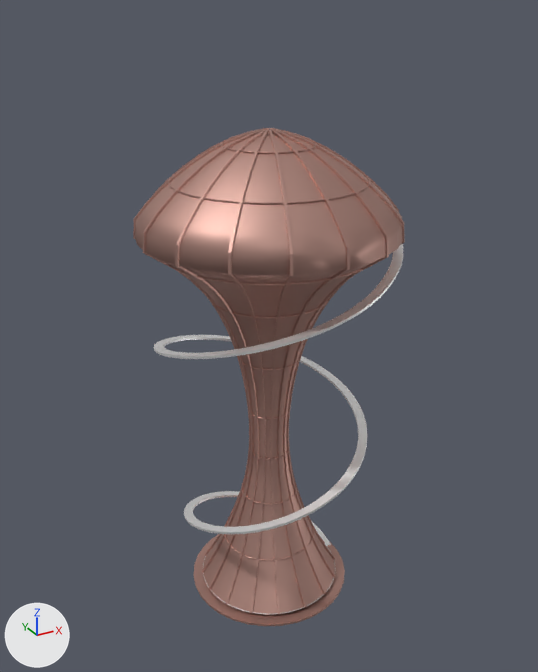
A saved change to the glTF model Track/models/buildings/Tower.glb.
One viewpoint serves both versions: a 50 mm lens placed at (-53.9, -191.9, 25.9), pointed at (-40.1, -166.8, 13.4). The axes (+X, +Y, +Z) are drawn at lower left. The lights are the same throughout. Objects named as collision shapes, trigger or cutter boxes, shadow casters or lower levels of detail are left out. Where no turn or scale is listed for an object, it has been applied to the vertices. Vertices at the same position are counted once.
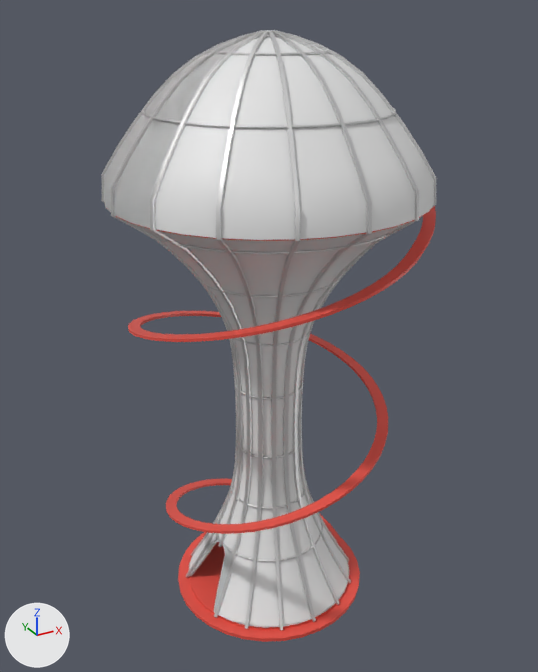
What differs and where, as boxes (x1, y1, x2, y2) in the pictures (538 x 672 px):
'glass tower', added: after (104, 35, 434, 628)
'Object_178.011', reshaped, moved, rescaled (6% taller): before (135, 132, 403, 614); after (142, 50, 396, 562)
'structure', added: after (101, 30, 436, 630)
'Object_178.009', reshaped, rescaled: before (133, 128, 405, 614); after (104, 43, 404, 626)
'Object_150.001', recoloured, reshaped, moved, rescaled (24% wider, 12% taller): before (154, 244, 403, 546); after (128, 206, 436, 543)
'base', added (red): after (178, 532, 360, 642)
'Object_178.008', deleted: before (194, 534, 345, 626)
'Object_178.001', deleted: before (167, 142, 371, 561)
'Object_178.007', deleted: before (205, 580, 334, 617)
'platform top', added: after (116, 212, 428, 241)
'Object_161.001', deleted: before (203, 546, 336, 615)
'Object_178.010', deleted: before (147, 249, 397, 276)
part 1 of me_object_178_011, deleted (brown): before (135, 132, 403, 614)
part 2 of me_object_178_011, added: after (142, 50, 396, 400)
part 3 of me_object_178_011, added: after (215, 443, 324, 562)
part 5 of me_object_178_009, deleted (brown): before (133, 128, 405, 614)
part 6 of me_object_178_009, added: after (104, 43, 404, 626)

Patch to the scene script:
```diff
--- a/Track/models/buildings/Tower.glb.py
+++ b/Track/models/buildings/Tower.glb.py
@@ me_object_150_001 @@
 # used by ob_object_150_001; location = (0.0, 0.0, 0.0); scale = (0.396, 0.396, 0.396)
-me_object_150_001.from_pydata(...)  # 392 vertices, 780 faces; spans x -113.5..-87.8, y -434.1..-409.8, z 2.9..45.4
-me_object_150_001.materials.append(mat_material_2_002)  # white #fdfdfd
+me_object_150_001.from_pydata(...)  # 392 vertices, 780 faces; spans x -12.9..12.9, y -12.1..12.1, z -21.3..17.7
+# me_object_150_001 part 7: 392 of 392 vertices moved; they spanned x -113.5..-87.8, y -434.1..-409.8, z 2.9..45.4 and now span x -12.9..12.9, y -12.1..12.1, z -21.3..17.7; mean shift (100.7, 421.9, -26.0); largest move (-94.3, -431.0, 42.2) -> (6.4, -9.0, 14.3)
+me_object_150_001.materials.append(mat_tribunes)  # picture img_coltribunes
@@ me_object_178_009 @@
 # used by ob_object_178_009; location = (0.0, 0.0, 0.0); scale = (0.396, 0.396, 0.396)
-me_object_178_009.from_pydata(...)  # 2176 vertices, 4288 faces; spans x -114.6..-88.1, y -434.7..-408.2, z 3.5..55.1
-me_object_178_009.materials.append(mat_custom__5__001)  # beige #c59d93
+me_object_178_009.from_pydata(...)  # 1191 vertices, 2396 faces; spans x -46.4..-33.9, y -173.1..-160.7, z 1.3..25.1
+# me_object_178_009 part 5: 2176 vertices removed from x -114.6..-88.1, y -434.7..-408.2, z 3.5..55.1
+# me_object_178_009 part 6: 1191 vertices added at x -46.4..-33.9, y -173.1..-160.7, z 1.3..25.1
@@ me_object_178_011 @@
 # used by ob_object_178_011; location = (0.0, 0.0, 0.0); scale = (0.396, 0.396, 0.396)
-me_object_178_011.from_pydata(...)  # 1068 vertices, 2090 faces; spans x -114.5..-88.2, y -434.6..-408.3, z 3.5..54.8
-me_object_178_011.materials.append(mat_custom__5__001)  # beige #c59d93
+me_object_178_011.from_pydata(...)  # 1152 vertices, 2304 faces; spans x -10.9..10.9, y -10.9..10.9, z -23.2..20.6
+# me_object_178_011 part 1: 1068 vertices removed from x -114.5..-88.2, y -434.6..-408.3, z 3.5..54.8
+# me_object_178_011 part 2: 768 vertices added at x -10.9..10.9, y -10.9..10.9, z -7.5..20.6
+# me_object_178_011 part 3: 384 vertices added at x -5.4..5.4, y -5.4..5.4, z -23.2..-13.4
+# me_object_178_011 part 4: the surface is now shaded smooth
+me_object_178_011.materials.append(mat_2_001)  # light grey #dedede
@@ ob_object_178_001 @@
-ob_object_178_001 = bpy.data.objects.new('Object_178.001', me_object_178_001)
@@ ob_object_150_001 @@
 ob_object_150_001 = bpy.data.objects.new('Object_150.001', me_object_150_001)
-ob_object_150_001.location = (0.0, 0.0, 0.0)
-ob_object_150_001.scale = (0.396, 0.396, 0.396)
+ob_object_150_001.location = (-39.81, -167.14, 11.17)
+ob_object_150_001.scale = (0.475, 0.475, 0.475)
@@ ob_object_161_001 @@
-ob_object_161_001 = bpy.data.objects.new('Object_161.001', me_object_161_001)
@@ ob_object_178_007 @@
-ob_object_178_007 = bpy.data.objects.new('Object_178.007', me_object_178_007)
@@ ob_object_178_008 @@
-ob_object_178_008 = bpy.data.objects.new('Object_178.008', me_object_178_008)
@@ ob_object_178_009 @@
 ob_object_178_009.location = (0.0, 0.0, 0.0)
-ob_object_178_009.scale = (0.396, 0.396, 0.396)
@@ ob_object_178_010 @@
-ob_object_178_010 = bpy.data.objects.new('Object_178.010', me_object_178_010)
@@ ob_object_178_011 @@
 ob_object_178_011 = bpy.data.objects.new('Object_178.011', me_object_178_011)
-ob_object_178_011.location = (0.0, 0.0, 0.0)
-ob_object_178_011.scale = (0.396, 0.396, 0.396)
+ob_object_178_011.location = (-40.15, -166.89, 14.78)
+ob_object_178_011.scale = (0.475, 0.475, 0.475)
@@ ob_base @@
+ob_base = bpy.data.objects.new('base', me_object_178_015)  # 224 vertices, 350 faces; spans x -4.36..4.36, y -4.36..4.36, z -12.41..-12.11; in mat_tribunes (picture img_coltribunes)
+ob_base.location = (-40.15, -166.89, 13.4)
@@ ob_glass_tower @@
+ob_glass_tower = bpy.data.objects.new('glass tower', me_object_178_005)  # 2295 vertices, 4604 faces; spans x -46.4..-33.9, y -173.1..-160.7, z 1.3..25.1; in mat_glass (white #e7e7e7)
+ob_glass_tower.location = (0.0, 0.0, 0.0)
@@ ob_platform_top @@
+ob_platform_top = bpy.data.objects.new('platform top', me_object_178_004)  # 192 vertices, 384 faces; spans x -6.2..6.2, y -6.2..6.2, z -0.23..0.0; in mat_elevator (picture img_elevator)
+ob_platform_top.location = (-40.15, -166.89, 19.59)
@@ ob_structure @@
+ob_structure = bpy.data.objects.new('structure', me_object_178_003)  # 2164 vertices, 4264 faces; spans x -6.3..6.3, y -6.3..6.3, z -12.4..11.6; in mat_2_001 (light grey #dedede)
+ob_structure.location = (-40.15, -166.89, 13.58)
```
